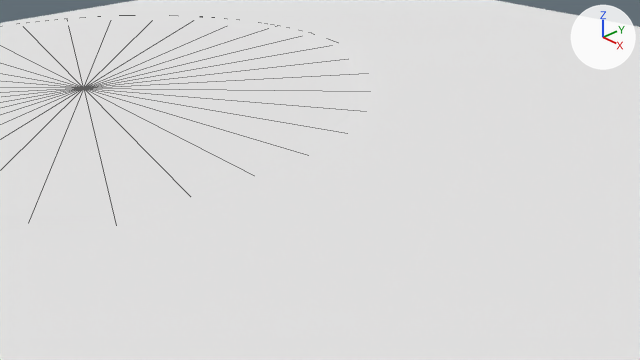
A saved change to the Blender file assets/Textures/Pond/pond.blend.
Before and after are seen from the file's camera 'Camera'. Lighting does not change. The marker at upper right points along +X, +Y and +Z. Mesh edges are drawn as thin lines on the coarser meshes.

In view in the first picture: 'ground', 'water_surface'.
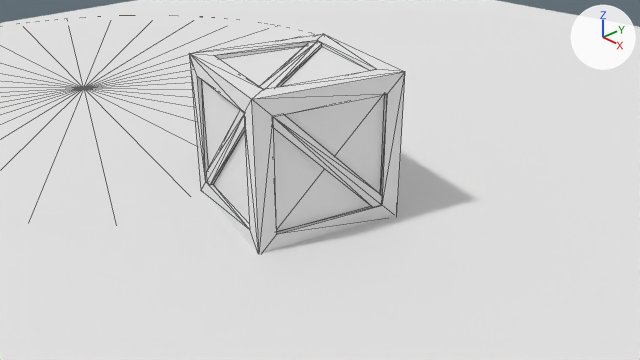
Location of each change, (x1, y1, x2, y2) in pixels of the pictures (640 x 360 px):
'Crate', added: after (189, 34, 405, 254)
    faces in mat_box_mat (its picture is missing): (189, 34, 405, 254)
    faces in mat_jump_box_mat (its picture is missing): (220, 46, 370, 86)

The change, as a list of edits to the scene's bpy script:
```text
Add mat_box_mat:
    mat_box_mat = diffuse_material('box_mat')
    mat_box_mat.base_color = (0.8, 0.8, 0.8)  # white #e7e7e7
Add mat_jump_box_mat:
    mat_jump_box_mat = diffuse_material('jump_box_mat')
    mat_jump_box_mat.base_color = (0.8, 0.8, 0.8)  # white #e7e7e7
Add me_crate:
    me_crate.from_pydata(...)  # 116 vertices, 156 faces; spans x -1.42..1.42, y -1.42..1.42, z 0.0..2.34
    # faces by material slot: [154, 2]
    me_crate.materials.append(mat_box_mat)  # its picture is missing
    me_crate.materials.append(mat_jump_box_mat)  # its picture is missing
Add ob_crate:
    ob_crate = bpy.data.objects.new('Crate', me_crate)
    ob_crate.location = (0.0, 0.0, 0.0)
```
